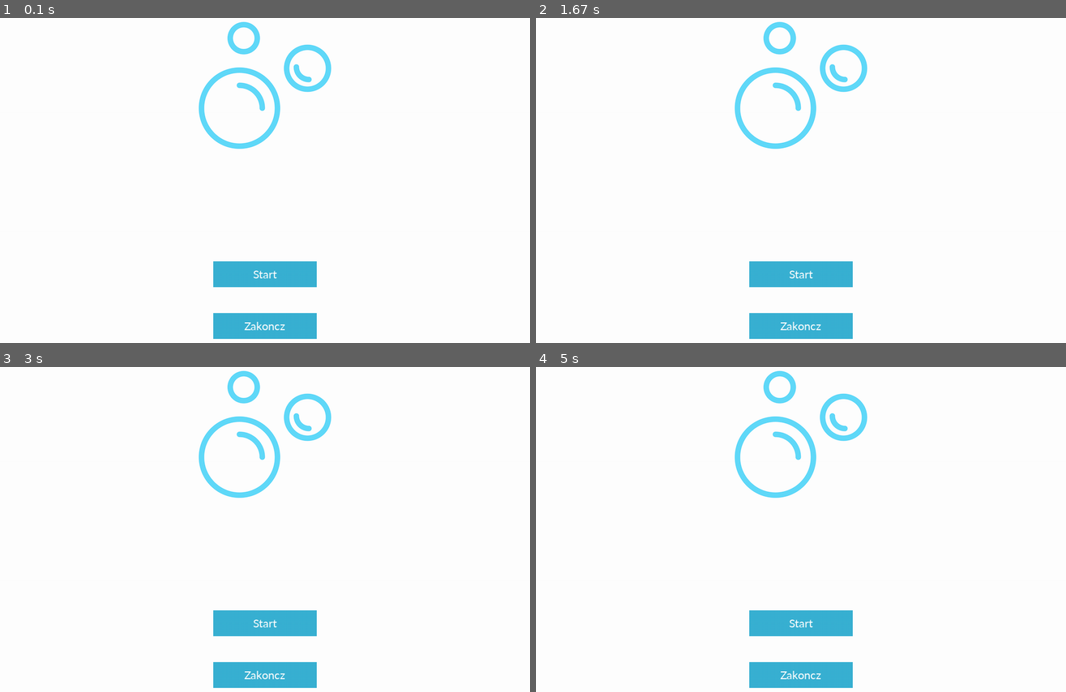
Above: before the commit, frames 1-4 (two rows, left to right).
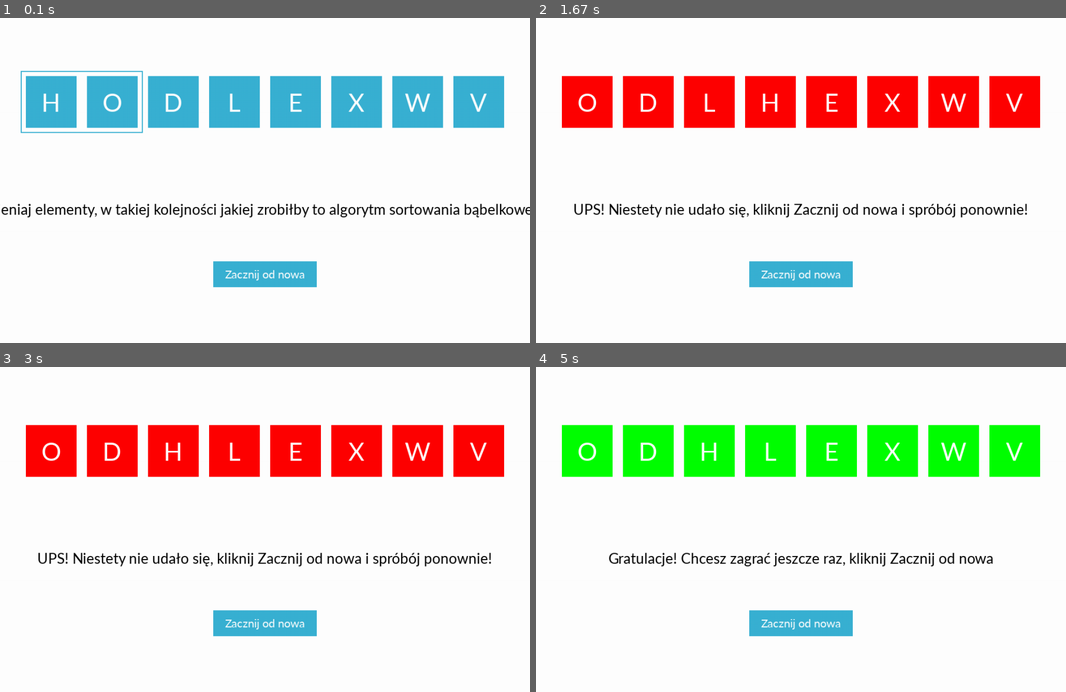
Above: after the commit, the same moments.

Repository: Faliszek/bubble-sort-pygame
Game: pygame game, started from main.py
Same seed, same stepped clock (60 frames per second), same inputs: the game is played once before the commit and once after it.
Inputs (mouse positions are in pixels of both pictures, inside the frame that each line leads up to):
- Up to frame 1 (0.1 s): no input
- Up to frame 2 (1.67 s): hold Space 0.33-0.8 s; hold Right 0.33-0.8 s; tap Space at 0.83, 1.57 s; click (970, 180) at 1.22 s; hold Right from 1.5 s (still down); move the mouse to (806, 219) at 1.53 s
- Up to frame 3 (3 s): tap Space at 1.87, 2.4, 2.7 s; release Right at 1.97 s; click (318, 630) at 2.05 s; hold Right 2.33-2.8 s; move the mouse to (100, 480) at 2.37 s
- Up to frame 4 (5 s): hold Left 3.4-3.8 s; tap Space at 3.47, 3.77, 4.57, 4.87 s; hold Left 4.5-4.97 s

The runs differ from the first frame. In frame 1, 17% of the frame differs, in the area x 0-100%, y 1-99%; in frame 2, 16%; in frame 3, 16%; in frame 4, 16%.

Commit message:
evertyhing works

Diff:
--- a/button.py
+++ b/button.py
@@ -40,8 +40,6 @@
         return (x, y)
 
     def onClick(self, clickX, clickY, eventType):
-        print("Button clcicked")
-
         if eventType == pygame.MOUSEBUTTONUP:
             if self.x <= clickX <= (self.x + self.w) and self.y <= clickY <= (self.y + self.h):
                 self.handleClick()
--- a/game.py
+++ b/game.py
@@ -12,7 +12,7 @@
 class Game:
     carryOn = True
     clock = None
-    actualView = View.START
+    actualView = View.GAME
     screen = pygame.display.set_mode(
         (config.size["width"], config.size["height"]))
     initView = None
--- a/game_view.py
+++ b/game_view.py
@@ -7,9 +7,18 @@
 from screen import Screen
 from letter import Letter
 from frame import Frame
+from message import Message
+from enum import Enum
 
 width = config.size["width"]
 height = config.size["height"]
+
+
+class Move(Enum):
+    START = 1
+    SUCCESS = 2
+    FAILURE = 3
+    VICTORY = 4
 
 
 class GameView(Screen):
@@ -27,6 +36,11 @@
     frameW = buttonW * 2
     frameH = buttonH
     framePosition = 0
+    message = """Zmieniaj elementy, w takiej kolejności jakiej zrobiłby to algorytm sortowania bąbelkowego!"""
+    lastMove = Move.START
+    switches = 0
+    frames = []
+    letterBg = config.colors["darkBlue"]
 
     def __init__(self,  screen):
         super().__init__(screen)
@@ -62,10 +76,24 @@
                     newArr[i+1] = temp
         return newArr
 
-    def printNumbers(self, arr):
+    def toNumbers(self, arr):
         newArr = []
         for el in arr:
             newArr.append(el.value)
+        return newArr
+
+    def toLetters(self, arr):
+        newArr = []
+        for el in arr:
+            newArr.append(el.text)
+        return newArr
+
+    def printNumbers(self, arr):
+        newArr = self.toNumbers(arr)
+        print(newArr)
+
+    def printLetters(self, arr):
+        newArr = self.toLetters(arr)
         print(newArr)
 
     def __str__(self):
@@ -92,21 +120,32 @@
         if len(letters) > 2:
             self.setSelectedValues(letters[0], letters[1])
 
+    def restartGame(self, screen):
+        self.setNewNumbers(screen)
+        self.lastMove = Move.START
+        self.message = """Zmieniaj elementy, w takiej kolejności jakiej zrobiłby to algorytm sortowania bąbelkowego!"""
+        self.setLetterBg()
+
     def analyzeNextMove(self):
         newArr = []
+        frames = []
+        framePosition = 0
+        loop = 0
         for i in self.letters:
             newArr.append(i)
         switched = False
         for passnum in range(len(newArr)-1, 0, -1):
+            framePosition = 0
             for i in range(passnum):
                 if newArr[i].value > newArr[i+1].value:
-                    switched = True
-                    self.setValuesToSwitch(
-                        newArr[i], newArr[i+1])
-                    return
-
-        if switched == True:
-            self.valuesToSwitch = []
+                    frames.append(framePosition)
+                    temp = newArr[framePosition]
+                    newArr[framePosition] = newArr[framePosition+1]
+                    newArr[framePosition + 1] = temp
+                framePosition += 1
+
+        self.frames = frames
+        print(self.frames)
 
     def setValuesToSwitch(self, firstNumber, secondNumber):
         self.valuesToSwitch = [firstNumber, secondNumber]
@@ -135,26 +174,66 @@
             arr[framePosition + 1].index = tempIndex
 
             self.letters = arr
+            self.setLastMove()
+            self.moveToText()
+            self.switches = +1
+            print(self.frames)
+
+    def setLastMove(self):
+        if len(self.frames) != 0:
+            nextMove = self.frames.pop(0)
+            if nextMove == self.framePosition:
+                self.lastMove = Move.SUCCESS
+            else:
+                self.lastMove = Move.FAILURE
+
+        if len(self.frames) == 0:
+            self.lastMove = Move.VICTORY
+
+        self.setLetterBg()
+
+    def moveToText(self):
+        if self.lastMove == Move.START:
+            self.message = """Zmieniaj elementy, w takiej kolejności jakiej zrobiłby to algorytm sortowania bąbelkowego!"""
+        elif self.lastMove == Move.FAILURE:
+            self.message = """UPS! Niestety nie udało się, kliknij Zacznij od nowa i spróbój ponownie!"""
+        elif self.lastMove == Move.SUCCESS:
+            self.message = """YAY! Oby tak dalej!"""
+        elif self.lastMove == Move.VICTORY:
+            self.message = """Gratulacje! Chcesz zagrać jeszcze raz, kliknij Zacznij od nowa"""
+        print(self.message)
+
+    def setLetterBg(self):
+        if self.lastMove == Move.START or self.lastMove == Move.SUCCESS:
+            self.letterBg = config.colors["darkBlue"]
+        elif self.lastMove == Move.FAILURE:
+            self.letterBg = config.colors["red"]
+        elif self.lastMove == Move.VICTORY:
+            self.letterBg = config.colors["green"]
 
     def render(self, gameChanger, screen, events):
         screen.fill(config.colors["white"])
 
         for letter in self.letters:
             letter.render(screen=screen, index=letter.index, value=letter.value,
-                          text=letter.text, x=letter.x, y=letter.y, w=letter.w, h=letter.h)
+                          text=letter.text, x=letter.x, y=letter.y, w=letter.w, h=letter.h, bg=self.letterBg)
 
         startButton = Button(
-            screen, onClick=lambda: self.setNewNumbers(screen), text="Zacznij od nowa", y=518)
+            screen, onClick=lambda: self.restartGame(screen), text="Zacznij od nowa", y=518)
         startButton.render(events)
-        # x 40 is initial
-        frame = Frame(x=self.buttonX + (self.framePosition * self.buttonW), y=self.frameY,
-                      h=self.frameH, w=self.frameW)
-
-        frame.render(screen, events)
+
+        message = Message(h=100, w=0.6, text=self.message)
+        message.render(screen=screen, h=100, w=0.6, text=self.message)
+
+        if self.lastMove == Move.SUCCESS or self.lastMove == Move.START:
+            frame = Frame(x=self.buttonX + (self.framePosition * self.buttonW), y=self.frameY,
+                          h=self.frameH, w=self.frameW)
+            frame.render(screen, events)
+
         for event in events:
             if event.type == pygame.KEYDOWN:
                 if event.key == pygame.K_LEFT or event.key == pygame.K_RIGHT:
                     self.updateFramePosition(event.key)
+                    print(self.framePosition)
                 if event.key == pygame.K_SPACE:
-                    print("KLIKAM spacje", self.framePosition)
                     self.switchElements()
--- a/letter.py
+++ b/letter.py
@@ -30,7 +30,7 @@
         y = y + (h / 2) - (textHeight / 2)
         return (x, y)
 
-    def render(self, screen, index, value, text, x, y, w, h):
+    def render(self, screen, index, value, text, x, y, w, h, bg):
         x = (index * w) + x
 
         font = pygame.font.SysFont("lato", 48)
@@ -40,7 +40,7 @@
         (textX, textY) = self.calcTextPosition(x, y, w, h,
                                                textRenderer.get_width(), textRenderer.get_height())
 
-        pygame.draw.rect(screen, config.colors["darkBlue"],
+        pygame.draw.rect(screen, bg,
                          (x, y, w, h))
         screen.blit(textRenderer, (textX,
                                    textY))
--- /dev/null
+++ b/message.py
@@ -0,0 +1,36 @@
+import pygame
+import config
+
+width = config.size["width"]
+height = config.size["height"]
+
+
+class Message:
+    text = ""
+    x = 0
+    y = 0
+    w = 0
+    h = 0
+
+    def __init__(self, w=0.6, h=100,  text=""):
+        self.text = text
+        self.x = 0
+        self.y = 400
+        self.w = width * w
+        self.h = h
+
+    def calcTextPosition(self, textWidth, textHeight):
+
+        x = (width / 2) - (textWidth / 2)
+        y = self.y
+        return (x, y)
+
+    def render(self, screen, w, h, text):
+        font = pygame.font.SysFont("lato", 28)
+        text = font.render(self.text, True, config.colors["black"])
+
+        (textX, textY) = self.calcTextPosition(
+            text.get_width(), text.get_height())
+
+        screen.blit(text, (textX,
+                           textY))
Not shown, added: .gitignore
